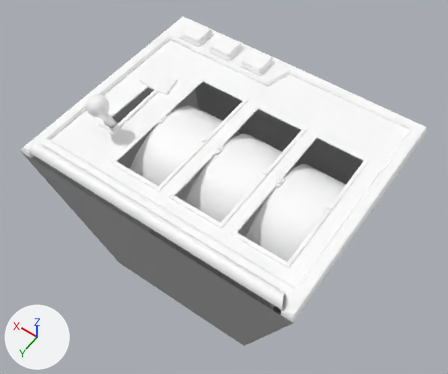
The FBX model Assets/Art/BattleUI.fbx, before and after one commit.
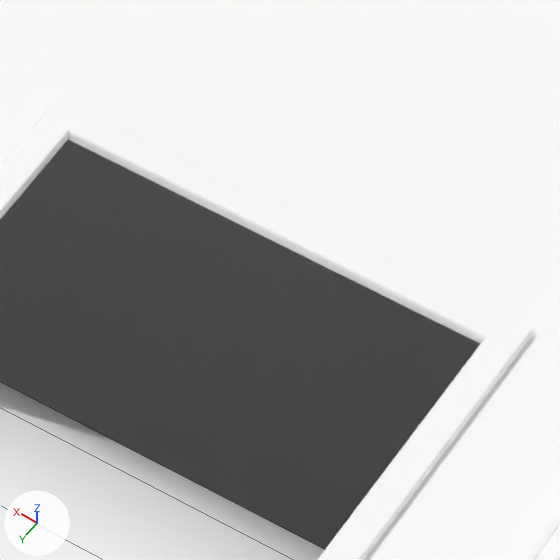
The first picture shows the older version from a camera (50 mm lens) standing at (-0.069, 0.0552, 0.161) and looking at (0.0006, -0.0421, 0.008). The close-ups show both versions on the part from 69% to 83% of the width and 33% to 50% of the height of that picture; other places that the commit changed are outside them. Every picture has the same lights, and +X, +Y and +Z are marked at lower left. The close-ups show mesh edges as thin lines. Where no turn or scale is listed for an object, it has been applied to the vertices.

In view in the first close-up: 'Case', 'Panel', 'Reel01'.
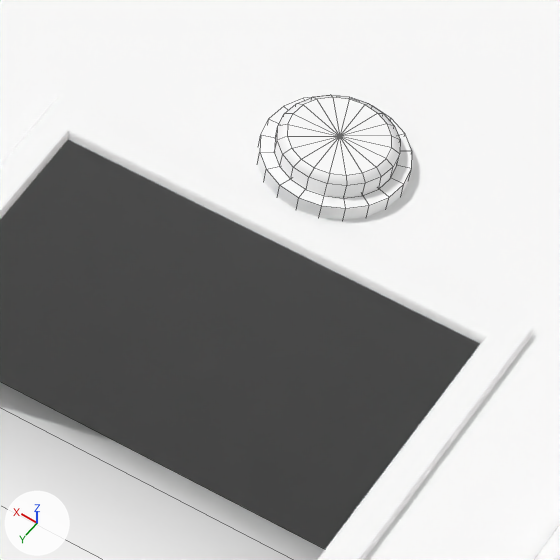
Pixel boxes [x1, y1, x2, y2] of what changed, in the close-ups (560 x 560 px):
'ReelBT1', added: after [257, 95, 412, 220]

The change, as a diff of the scene's bpy script:
```diff
--- a/Assets/Art/BattleUI.fbx.py
+++ b/Assets/Art/BattleUI.fbx.py
@@ mat_lambert13 @@
+mat_lambert13 = principled_material('lambert13')
+mat_lambert13.base_color = (1.0, 1.0, 1.0)  # white #ffffff
@@ me_mesh_010 @@
+me_mesh_010.from_pydata(...)  # 102 vertices, 100 faces; spans x -0.00245..0.00245, y -0.00245..0.00245, z -0.00082..0.00082
+me_mesh_010.materials.append(mat_lambert13)  # its picture is missing
@@ ob_reelbt1 @@
+ob_reelbt1 = bpy.data.objects.new('ReelBT1', me_mesh_010)
+ob_reelbt1.location = (-0.02803, -0.06226, 0.03017)
```
